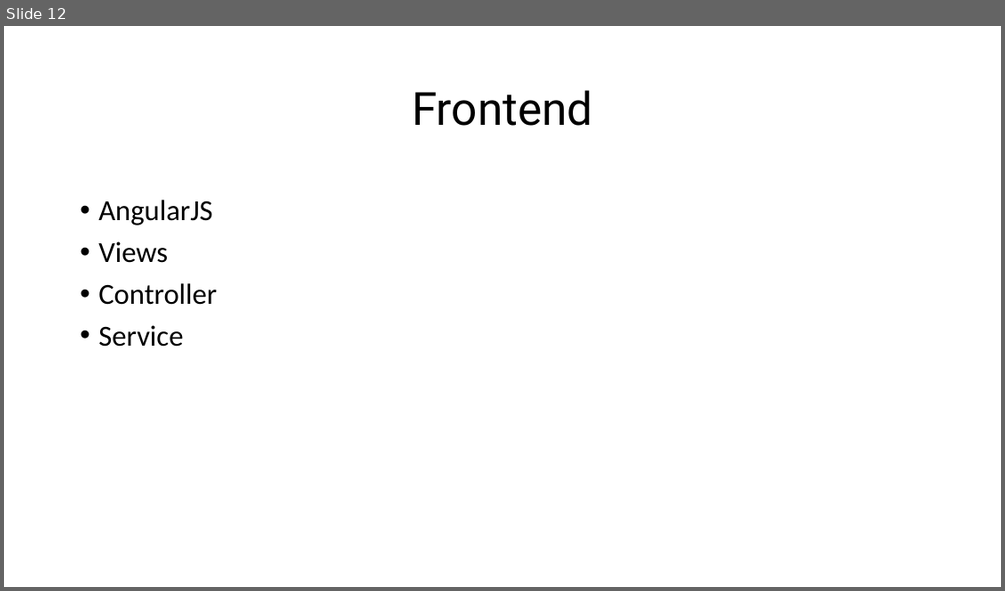
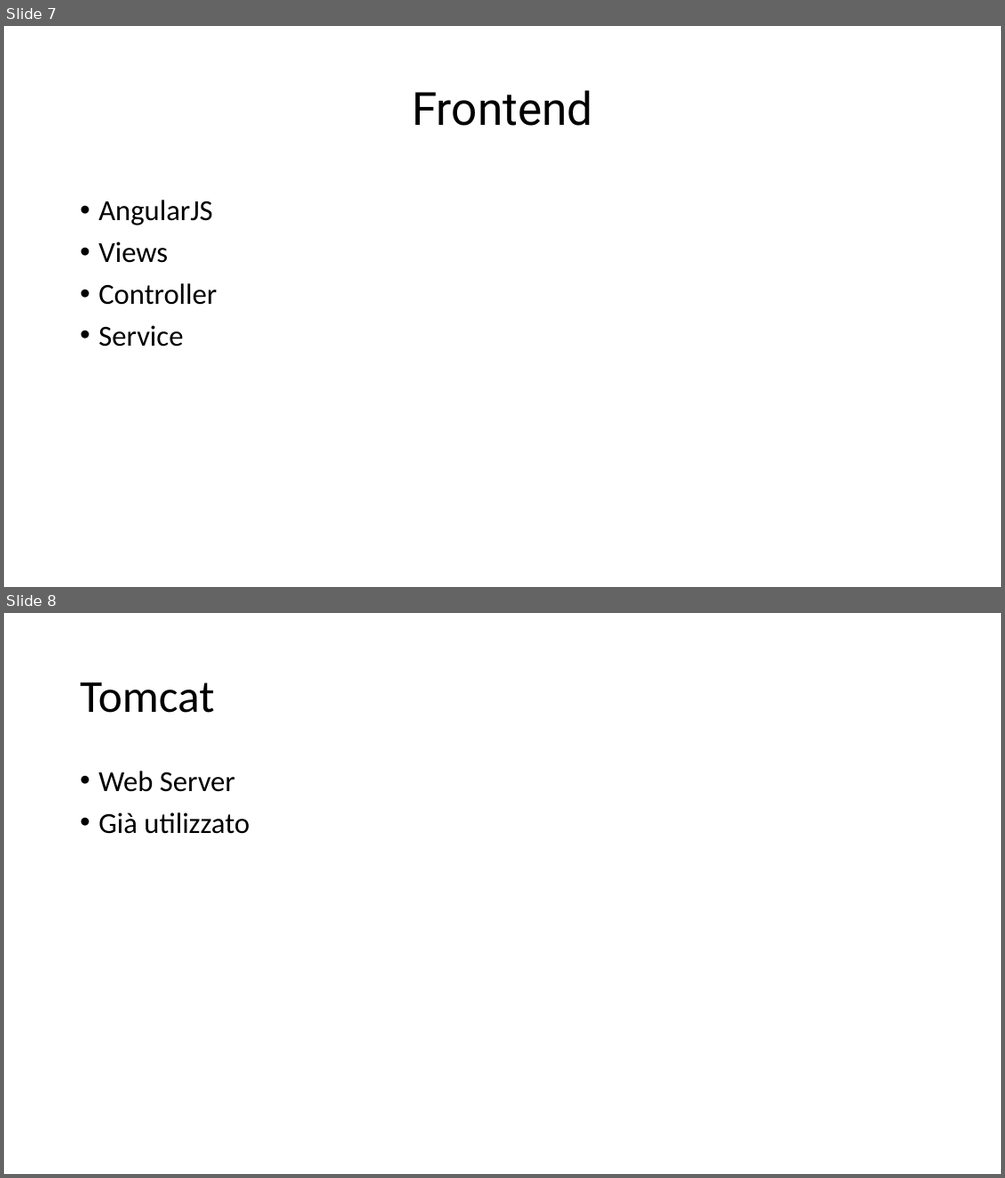
Before and after one commit to giuliobosco/domotics, a slide deck: consegna/Presentazione_ProgettoDomotica_Ruberto_Bosco_Gübli.pptx. Shown one above the other, each under a label of ours: slide 12 before the commit, slides 7 and 8 after it. The pictures are 1005x591 and 1005x1178 pixels, drawn with LibreOffice and Linux fonts; fonts in the diff are those of the drawing. Boxes give left, top, right and bottom in pixels: in the first picture for what was removed or moved away, otherwise in the second. Text is boxed around its words. In the diff, an @@ line names an element or a change of style, - is before the commit and + after.

```diff
--- a/consegna/Presentazione_ProgettoDomotica_Ruberto_Bosco_Gübli.pptx
+++ b/consegna/Presentazione_ProgettoDomotica_Ruberto_Bosco_Gübli.pptx
@@ slide 8 added at (4,613,1001,1174), background #FFFFFF @@
@@ title added at (80,682,214,713), 44 pt, text #000000 @@
+Tomcat
@@ text added at (98,771,250,834), 28 pt, text #000000 @@
+• Web Server
+• Già utilizzato
@@ what was slide 12 is now slide 7 @@
```
Also in this commit, not shown: 1 slide changed, 2 slides removed.
